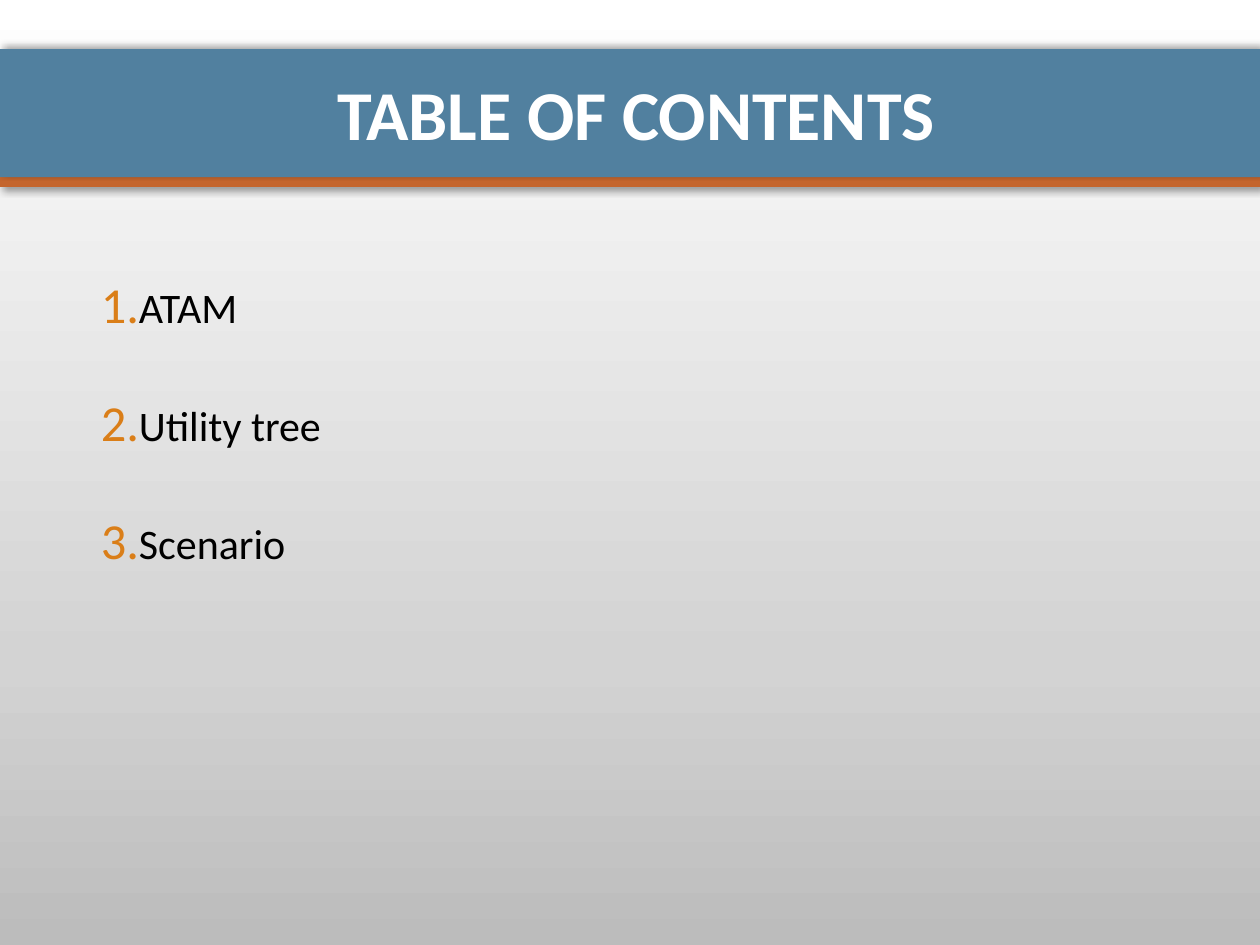
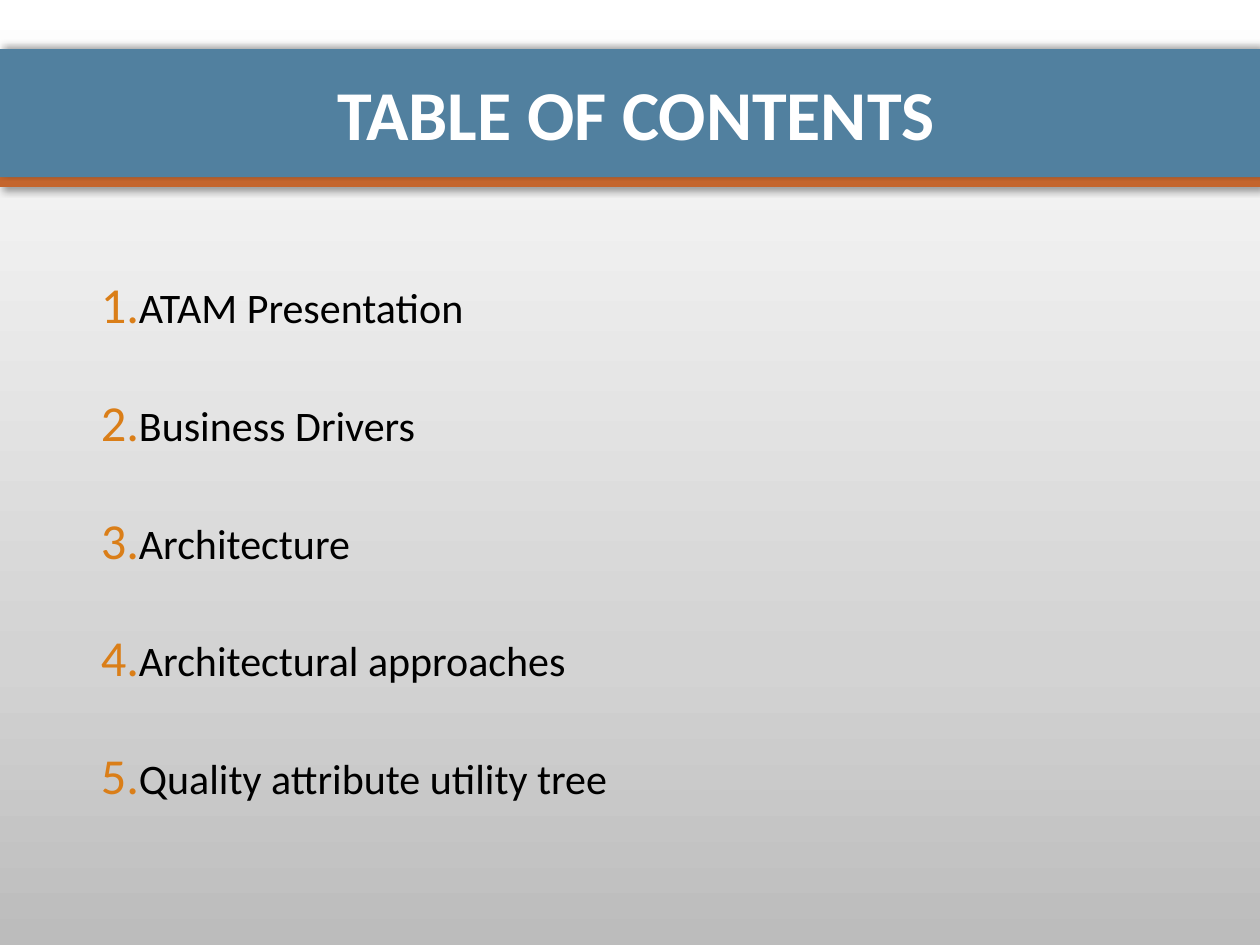
Before and after one commit to pierrealauzet/euroteam, a slide deck: slide 2 of Project 2/Part1/CS554_EuroTeam_Project2_OP4.pptx. Drawn at 1260x945 pixels with LibreOffice and Linux fonts; fonts in the diff are those of the drawing. Boxes give left, top, right and bottom in pixels: in the first picture for what was removed or moved away, otherwise in the second. Text is boxed around its words. In the diff, an @@ line names an element or a change of style, - is before the commit and + after.

```diff
--- a/Project 2/Part1/CS554_EuroTeam_Project2_OP4.pptx
+++ b/Project 2/Part1/CS554_EuroTeam_Project2_OP4.pptx
@@ text at [139, 294, 607, 801]: text changed @@
-1. ATAM
-2. Utility tree
-3. Scenario
+1. ATAM Presentation
+2. Business Drivers
+3. Architecture
+4. Architectural approaches
+5. Quality attribute utility tree
```
Also in this commit, not shown: 7 other slides changed, 7 slides added, 1 slide removed, 1 other file.
